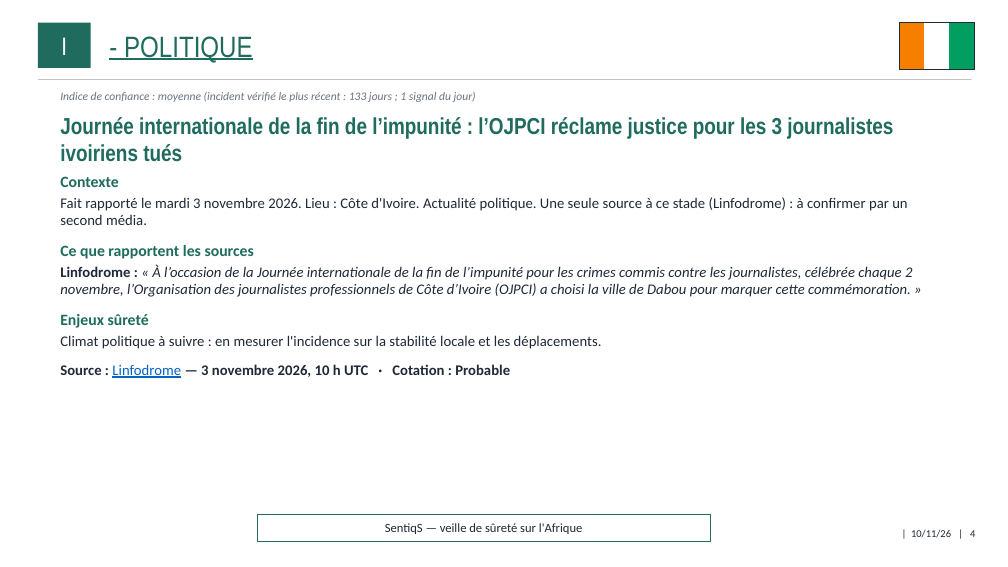
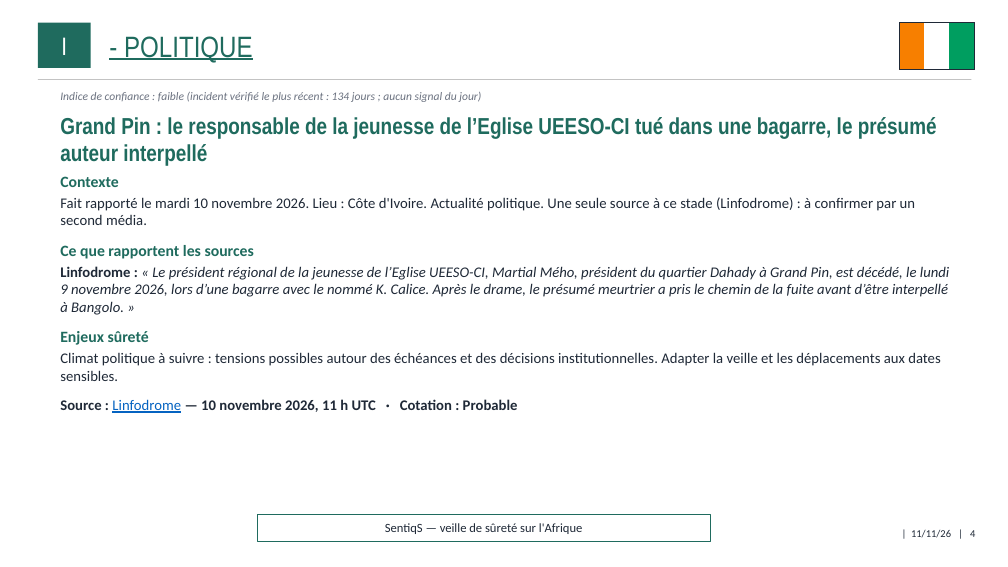
Before and after one commit to ytl1-ops/SentiqS, a slide deck: slide 4 of web/rapports/mensuel/2026-11.pptx. Drawn at 1008x567 pixels with LibreOffice and Linux fonts; fonts in the diff are those of the drawing. Boxes give left, top, right and bottom in pixels: in the first picture for what was removed or moved away, otherwise in the second. Text is boxed around its words. In the diff, an @@ line names an element or a change of style, - is before the commit and + after.

```diff
--- a/web/rapports/mensuel/2026-11.pptx
+++ b/web/rapports/mensuel/2026-11.pptx
@@ text at (x1=60, y1=92, x2=481, y2=102): text changed @@
-Indice de confiance : moyenne (incident vérifié le plus récent : 133 jours ; 1 signal du jour)
+Indice de confiance : faible (incident vérifié le plus récent : 134 jours ; aucun signal du jour)
@@ text at (x1=60, y1=117, x2=937, y2=166): text changed @@
-Journée internationale de la fin de l’impunité : l’OJPCI réclame justice pour les 3 journalistes ivoiriens tués
+Grand Pin : le responsable de la jeunesse de l’Eglise UEESO-CI tué dans une bagarre, le présumé auteur interpellé
@@ text at (x1=60, y1=197, x2=915, y2=225): text changed @@
-Fait rapporté le mardi 3 novembre 2026. Lieu : Côte d'Ivoire. Actualité politique. Une seule source à ce stade (Linfodrome) : à confirmer par un second média.
+Fait rapporté le mardi 10 novembre 2026. Lieu : Côte d'Ivoire. Actualité politique. Une seule source à ce stade (Linfodrome) : à confirmer par un second média.
@@ text at (x1=60, y1=266, x2=949, y2=315): text changed @@
-Linfodrome : « À l’occasion de la Journée internationale de la fin de l’impunité pour les crimes commis contre les journalistes, célébrée chaque 2 novembre, l’Organisation des journalistes professionnels de Côte d’Ivoire (OJPCI) a choisi la ville de Dabou pour marquer cette commémoration. »
+Linfodrome : « Le président régional de la jeunesse de l’Eglise UEESO-CI, Martial Mého, président du quartier Dahady à Grand Pin, est décédé, le lundi 9 novembre 2026, lors d’une bagarre avec le nommé K. Calice. Après le drame, le présumé meurtrier a pris le chemin de la fuite avant d’être interpellé à Bangolo. »
@@ text at (x1=60, y1=352, x2=941, y2=413): text changed @@
-Climat politique à suivre : en mesurer l'incidence sur la stabilité locale et les déplacements.
-Source : Linfodrome — 3 novembre 2026, 10 h UTC · Cotation : Probable
+Climat politique à suivre : tensions possibles autour des échéances et des décisions institutionnelles. Adapter la veille et les déplacements aux dates sensibles.
+Source : Linfodrome — 10 novembre 2026, 11 h UTC · Cotation : Probable
@@ text at (x1=911, y1=530, x2=975, y2=538): text changed @@
-| 10/11/26 | 4
+| 11/11/26 | 4
```
Also in this commit, not shown: 40 other slides changed, 11 other files.
